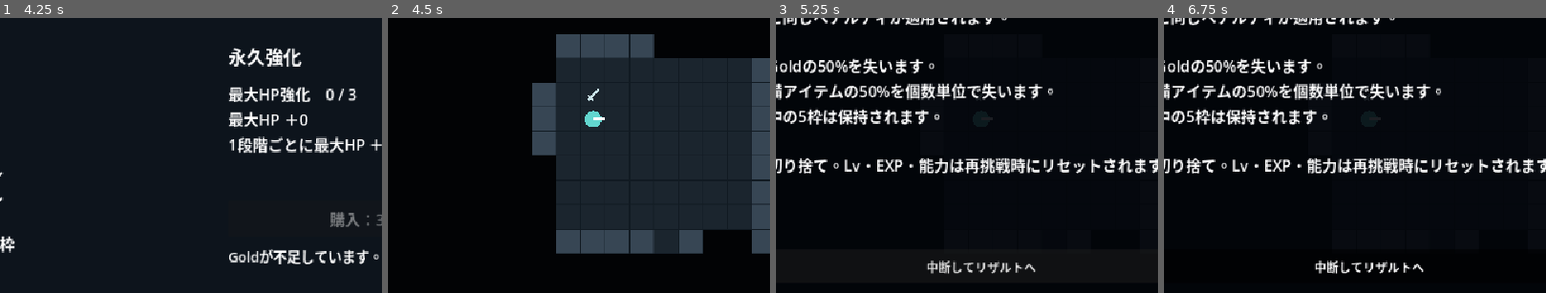
Above: before the commit, frames 1-4 (left to right).
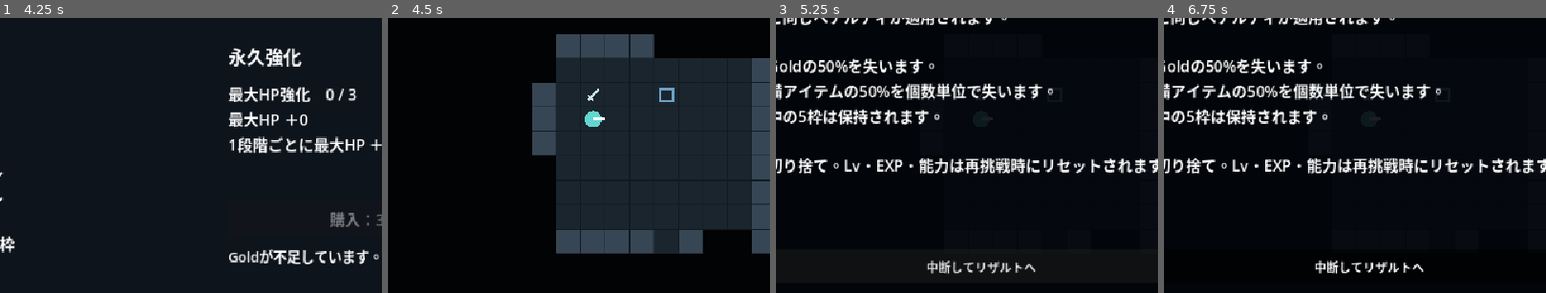
Above: after the commit, the same moments.

Repository: Termnix-IT/DungeonRemnant
Game: Godot game, scene res://game/main.tscn
Same seed, same stepped clock (60 frames per second), same inputs: the game is played once before the commit and once after it.
Inputs (mouse positions are % of the whole screen's width and height, from its top left):
- Up to frame 1 (4.25 s): click "冒険開始 — 1F / Lv1" at 0.5 s; tap Enter at 1.25 s; move the mouse to (72, 45) at 1.27 s; hold D 1.28-2.03 s; hold Space (attack) 1.28-2.03 s; click (72, 45) at 1.42 s; tap R (restart) at 2 s; move the mouse to (30, 55) at 2.02 s; hold S 2.03-2.75 s; tap Space (attack) at 2.1 s; click "中断してリザルトへ" at 2.75 s; click "拠点へ戻る（R）" at 3.5 s
- Up to frame 2 (4.5 s): click "冒険開始 — 1F / Lv1" at 4.25 s
- Up to frame 3 (5.25 s): tap R (restart) at 5 s; move the mouse to (60, 28) at 5.02 s; hold D from 5.03 s (still down); hold Space (attack) from 5.03 s (still down); tap Right (move_e) at 5.1 s
- Up to frame 4 (6.75 s): release D at 5.75 s; release Space (attack) at 5.75 s; click "探索に戻る（Esc）" at 5.75 s; tap R (restart) at 6.5 s; move the mouse to (45, 70) at 6.52 s; hold W from 6.53 s (still down); tap Up (move_n) at 6.6 s; click (45, 70) at 6.67 s
The pictures show only the part of the screen within x 23-73%, y 27-77%; the shares and areas given below are measured in that part.

Frame 1 is identical in both runs. In frame 2, 0.1% of the frame differs, in the area x 71-75%, y 25-31%; in frame 3, less than 0.1%; in frame 4, less than 0.1%.

Commit message:
feat: rebalance weapons and enemy encounters

Diff:
--- a/rogue-like-play/actors/enemy/enemy.gd
+++ b/rogue-like-play/actors/enemy/enemy.gd
@@ -6,6 +6,8 @@
 var facing := Vector2i.LEFT
 var last_seen_cell := Vector2i(-1, -1)
 var exp_claimed := false
+var shot_direction := Vector2i.ZERO
+var shot_origin := Vector2i(-1, -1)
 
 
 func _ready() -> void:
@@ -23,17 +25,7 @@
 		return 0
 	var detected := detects(grid, player.cell)
 	if stats.detection == EnemyStats.Detection.TURRET:
-		if not detected:
-			return 0
-		var delta: Vector2i = player.cell - cell
-		facing = Vector2i(signi(delta.x), signi(delta.y))
-		queue_redraw()
-		if delta.x != 0 and delta.y != 0 and absi(delta.x) != absi(delta.y):
-			return 0
-		var ray := CombatRules.ray_cells(grid, cell, facing, stats.attack_range)
-		if not ray.is_empty() and ray.back() == player.cell:
-			return CombatRules.damage_target(grid, self, player)
-		return 0
+		return _take_turret_turn(grid, player, detected)
 	if detected:
 		last_seen_cell = player.cell
 	elif stats.detection == EnemyStats.Detection.PROXIMITY:
@@ -53,6 +45,29 @@
 	if not detected and cell == last_seen_cell:
 		last_seen_cell = Vector2i(-1, -1)
 	queue_redraw()
+	return 0
+
+
+func _take_turret_turn(grid: GridState, player: Node2D, detected: bool) -> int:
+	var previous_direction := shot_direction
+	var previous_origin := shot_origin
+	shot_direction = Vector2i.ZERO
+	shot_origin = Vector2i(-1, -1)
+	queue_redraw()
+	if not detected:
+		return 0
+	var delta: Vector2i = player.cell - cell
+	facing = Vector2i(signi(delta.x), signi(delta.y))
+	if delta.x != 0 and delta.y != 0 and absi(delta.x) != absi(delta.y):
+		return 0
+	var ray := CombatRules.ray_cells(grid, cell, facing, stats.attack_range)
+	if ray.is_empty() or ray.back() != player.cell:
+		return 0
+	# Fire only along the previously warned ray, from the same position.
+	if previous_direction == facing and previous_origin == cell:
+		return CombatRules.damage_target(grid, self, player)
+	shot_direction = facing
+	shot_origin = cell
 	return 0
 
 
@@ -84,7 +99,11 @@
 		EnemyStats.Detection.TURRET:
 			draw_circle(Vector2.ZERO, 11, Color("b79cde"))
 			draw_rect(Rect2(-6, -6, 12, 12), Color("5b4975"))
-	draw_line(Vector2.ZERO, Vector2(facing) * 16, Color.WHITE, 3)
+	if stats.detection == EnemyStats.Detection.TURRET:
+		var charging := shot_direction != Vector2i.ZERO
+		draw_line(Vector2.ZERO, Vector2(facing) * (28 if charging else 16), Color.WHITE if charging else Color("716b82"), 3)
+	else:
+		draw_line(Vector2.ZERO, Vector2(facing) * 16, Color.WHITE, 3)
 	if hp < stats.max_hp:
 		draw_rect(Rect2(-12, -17, 24, 3), Color("45383c"))
 		draw_rect(Rect2(-12, -17, 24.0 * hp / stats.max_hp, 3), Color("efbb81"))
--- a/rogue-like-play/combat/combat_rules.gd
+++ b/rogue-like-play/combat/combat_rules.gd
@@ -1,8 +1,22 @@
 class_name CombatRules
 extends RefCounted
 
+const DIRECTIONS: Array[Vector2i] = [
+	Vector2i.UP, Vector2i(1, -1), Vector2i.RIGHT, Vector2i(1, 1),
+	Vector2i.DOWN, Vector2i(-1, 1), Vector2i.LEFT, Vector2i(-1, -1),
+]
+
 
 static func attack_cells(grid: GridState, origin: Vector2i, direction: Vector2i, weapon: WeaponData = null) -> Array[Vector2i]:
+	if weapon != null and weapon.sweeps_sides:
+		var cells: Array[Vector2i] = []
+		var direction_index := DIRECTIONS.find(direction)
+		if direction_index < 0:
+			return cells
+		for offset in [0, -1, 1]:
+			var sweep_direction: Vector2i = DIRECTIONS[(direction_index + offset + DIRECTIONS.size()) % DIRECTIONS.size()]
+			cells.append_array(ray_cells(grid, origin, sweep_direction, weapon.reach, weapon.pierces))
+		return cells
 	return ray_cells(grid, origin, direction, weapon.reach if weapon != null else 1, weapon.pierces if weapon != null else false)
 
 
@@ -34,8 +48,10 @@
 	var total_damage := 0
 	for target in targets:
 		total_damage += damage_target(grid, attacker, target, bonus)
-		if target.hp > 0 and weapon != null and weapon.knockback:
-			grid.move_actor(target, target.cell + direction)
+		if target.hp > 0 and weapon != null:
+			for step in weapon.knockback_distance:
+				if not grid.move_actor(target, target.cell + direction):
+					break
 	return total_damage
 
 
--- a/rogue-like-play/data/definitions/dungeon_settings.gd
+++ b/rogue-like-play/data/definitions/dungeon_settings.gd
@@ -3,7 +3,7 @@
 
 @export_range(20, 60) var width: int = 40
 @export_range(20, 60) var height: int = 40
-@export_range(0, 20) var enemy_count: int = 3
+@export_range(0, 20) var enemy_count: int = 2
 @export_range(0, 20) var item_count: int = 6
 @export_range(1, 12) var enemy_start_distance: int = 6
 @export_range(4, 16) var room_count: int = 9
--- a/rogue-like-play/data/definitions/item_data.gd
+++ b/rogue-like-play/data/definitions/item_data.gd
@@ -28,7 +28,14 @@
 
 func description() -> String:
 	if kind == Kind.WEAPON:
-		return "武器：%s / 基本射程 %d" % [display_name, weapon.reach]
+		var traits: Array[String] = ["基本射程 %d" % weapon.reach, "ダメージ補正 %+d" % weapon.damage_bonus]
+		if weapon.sweeps_sides:
+			traits.append("前方3方向")
+		if weapon.knockback_distance > 0:
+			traits.append("ノックバック %dマス" % weapon.knockback_distance)
+		if weapon.pierces:
+			traits.append("貫通")
+		return "武器：%s / %s" % [display_name, " / ".join(traits)]
 	if kind == Kind.CONSUMABLE:
 		return "HPを%d回復（最大HPまで）" % heal_amount
 	var effects: Array[String] = []
--- a/rogue-like-play/data/definitions/weapon_data.gd
+++ b/rogue-like-play/data/definitions/weapon_data.gd
@@ -6,5 +6,6 @@
 @export var display_name: String = "剣"
 @export_range(1, 12) var reach: int = 1
 @export var damage_bonus: int = 0
-@export var knockback: bool = false
+@export var sweeps_sides: bool = false
+@export_range(0, 4) var knockback_distance: int = 0
 @export var pierces: bool = false
--- a/rogue-like-play/data/dungeon/default.tres
+++ b/rogue-like-play/data/dungeon/default.tres
@@ -4,4 +4,4 @@
 script = ExtResource("1")
 width = 40
 height = 40
-enemy_count = 3
+enemy_count = 2
--- a/rogue-like-play/data/weapons/hammer.tres
+++ b/rogue-like-play/data/weapons/hammer.tres
@@ -4,4 +4,4 @@
 script = ExtResource("1")
 display_name = "ハンマー"
 kind = 2
-knockback = true
+knockback_distance = 2
--- a/rogue-like-play/data/weapons/sword.tres
+++ b/rogue-like-play/data/weapons/sword.tres
@@ -3,3 +3,4 @@
 [resource]
 script = ExtResource("1")
 display_name = "剣"
+sweeps_sides = true
--- a/rogue-like-play/game/run/run.gd
+++ b/rogue-like-play/game/run/run.gd
@@ -98,7 +98,7 @@
 	dungeon.grid.place(turns.player, dungeon.start_cell)
 	for cell: Vector2i in dungeon.enemy_cells:
 		var enemy := ENEMY_SCENE.instantiate()
-		enemy.stats = ENEMY_TYPES[turns.enemies.size() % ENEMY_TYPES.size()]
+		enemy.stats = ENEMY_TYPES[(floor_number - 1 + turns.enemies.size()) % ENEMY_TYPES.size()]
 		dungeon.get_node("Actors").add_child(enemy)
 		dungeon.grid.place(enemy, cell)
 		turns.enemies.append(enemy)
--- a/rogue-like-play/tests/test_boss.gd
+++ b/rogue-like-play/tests/test_boss.gd
@@ -37,7 +37,7 @@
 		grid.place(boss, Vector2i(4, 3))
 		var bystander: Node2D = run.turns.enemies[0]
 		grid.place(bystander, Vector2i(3, 4))
-		for index in range(1, 3):
+		for index in range(1, run.turns.enemies.size() - 1):
 			grid.place(run.turns.enemies[index], Vector2i(20, 20 + index))
 		boss.hp = 1
 		run.turns.player.hp = 1
--- a/rogue-like-play/tests/test_combat.gd
+++ b/rogue-like-play/tests/test_combat.gd
@@ -2,6 +2,7 @@
 
 const PLAYER := preload("res://actors/player/player.tscn")
 const ENEMY := preload("res://actors/enemy/enemy.tscn")
+const SWORD := preload("res://data/weapons/sword.tres")
 const SPEAR := preload("res://data/weapons/spear.tres")
 const HAMMER := preload("res://data/weapons/hammer.tres")
 var checks := 0
@@ -49,6 +50,7 @@
 	grid.place(enemy, Vector2i(3, 2))
 	grid.place(second, Vector2i(4, 2))
 	enemy.hp = 8
+	second.hp = 8
 	check(CombatRules.attack_cells(grid, player.cell, Vector2i.RIGHT, SPEAR).size() == 1, "Spear stops at first enemy")
 	CombatRules.attack(grid, player, Vector2i.RIGHT, SPEAR)
 	check(second.hp == 8, "Spear does not pierce")
@@ -62,23 +64,35 @@
 	check(CombatRules.attack_cells(grid, player.cell, Vector2i(1, 1), SPEAR).size() == 1, "Second diagonal corner blocks spear")
 	grid.walls.clear()
 	grid.remove_actor(second)
+	grid.remove_actor(enemy)
+	grid.place(enemy, Vector2i(3, 2))
+	grid.place(second, Vector2i(3, 1))
+	enemy.hp = 8
+	second.hp = 8
+	check(CombatRules.attack_cells(grid, player.cell, Vector2i.RIGHT, SWORD) == [Vector2i(3, 2), Vector2i(3, 1), Vector2i(3, 3)], "Sword preview sweeps the three forward directions")
+	check(CombatRules.attack(grid, player, Vector2i.RIGHT, SWORD) == 8 and enemy.hp == 4 and second.hp == 4, "Sword sweep damages multiple adjacent enemies once")
+	grid.remove_actor(second)
+	grid.remove_actor(enemy)
 	grid.place(enemy, Vector2i(3, 2))
 	enemy.hp = 8
 	CombatRules.attack(grid, player, Vector2i.RIGHT, HAMMER)
-	check(enemy.cell == Vector2i(4, 2) and enemy.hp == 4, "Hammer pushes surviving enemy")
+	check(enemy.cell == Vector2i(5, 2) and enemy.hp == 4, "Hammer pushes a surviving enemy two cells")
 	check(not grid.occupants.has(Vector2i(3, 2)), "Knockback releases old cell")
 	grid.remove_actor(enemy)
 	grid.place(enemy, Vector2i(3, 2))
 	grid.place(second, Vector2i(4, 2))
 	enemy.hp = 8
+	second.hp = 8
 	CombatRules.attack(grid, player, Vector2i.RIGHT, HAMMER)
 	check(enemy.cell == Vector2i(3, 2) and enemy.hp == 4 and second.hp == 8, "Occupied push has no bonus damage")
 	grid.remove_actor(second)
-	grid.walls[Vector2i(4, 2)] = true
+	grid.walls[Vector2i(5, 2)] = true
 	enemy.hp = 8
 	CombatRules.attack(grid, player, Vector2i.RIGHT, HAMMER)
-	check(enemy.cell == Vector2i(3, 2) and enemy.hp == 4, "Wall blocks knockback")
+	check(enemy.cell == Vector2i(4, 2) and enemy.hp == 4, "Hammer uses the available part of its knockback distance")
 	grid.walls.clear()
+	grid.remove_actor(enemy)
+	grid.place(enemy, Vector2i(3, 2))
 	grid.size = Vector2i(4, 4)
 	enemy.hp = 8
 	CombatRules.attack(grid, player, Vector2i.RIGHT, HAMMER)
--- a/rogue-like-play/tests/test_core.gd
+++ b/rogue-like-play/tests/test_core.gd
@@ -76,11 +76,11 @@
 	var run_instance := run_scene.instantiate()
 	root.add_child(run_instance)
 	preload("res://tests/run_fixture.gd").arrange(run_instance)
-	check(run_instance.turns.enemies.size() == 3, "Run spawns three enemies")
+	check(run_instance.turns.enemies.size() == 2, "Run spawns two enemies")
 	var before: Vector2i = run_instance.turns.enemies[0].cell
 	run_instance.turns.submit("move", Vector2i.DOWN)
 	check(run_instance.turns.enemies[0].cell != before, "Enemy approaches on a player move")
-	check(run_instance.dungeon.grid.occupants.size() == 4, "Actors remain distinct")
+	check(run_instance.dungeon.grid.occupants.size() == 3, "Actors remain distinct")
 	run_instance.free()
 	run_instance = run_scene.instantiate()
 	root.add_child(run_instance)
--- a/rogue-like-play/tests/test_dungeon.gd
+++ b/rogue-like-play/tests/test_dungeon.gd
@@ -86,7 +86,7 @@
 		check(data.enemies.size() <= 20, "Crowded settings never overpopulate")
 
 
-func new_run(enemy_count: int = 3) -> Node2D:
+func new_run(enemy_count: int = 2) -> Node2D:
 	var run := RUN.instantiate()
 	run.generation_seed = 47
 	run.dungeon_settings = DungeonSettings.new()
@@ -159,8 +159,8 @@
 	var fresh := true
 	for enemy: Node2D in run.turns.enemies:
 		fresh = fresh and enemy.hp == enemy.stats.max_hp and enemy.cell in run.dungeon.enemy_cells
-	check(fresh and run.turns.enemies.size() == 3, "New enemies have not acted")
-	check(run.dungeon.grid.occupants.size() == 4 and run.dungeon.get_node("Actors").get_child_count() == 4, "No stale occupancy or actors")
+	check(fresh and run.turns.enemies.size() == 2, "New enemies have not acted")
+	check(run.dungeon.grid.occupants.size() == 3 and run.dungeon.get_node("Actors").get_child_count() == 3, "No stale occupancy or actors")
 	run.free()
 	run = new_run()
 	arrange_stair_fight(run)
--- a/rogue-like-play/tests/test_exploration.gd
+++ b/rogue-like-play/tests/test_exploration.gd
@@ -114,9 +114,12 @@
 	relocate(grid, enemy, Vector2i(4, 4))
 	relocate(grid, player, Vector2i(4, 1))
 	enemy.visible = false
+	check(enemy.take_turn(grid, player) == 0 and player.hp == 24 and enemy.shot_direction == Vector2i.UP, "Turret warns before its first shot")
 	check(enemy.take_turn(grid, player) == 3 and player.hp == 21, "Turret fires independently of display visibility")
+	check(enemy.take_turn(grid, player) == 0 and player.hp == 21, "Turret must warn again after firing")
 	check(enemy.cell == Vector2i(4, 4), "Turret stays fixed")
 	relocate(grid, player, Vector2i(1, 1))
+	check(enemy.take_turn(grid, player) == 0, "Changing firing direction requires a fresh warning")
 	check(enemy.take_turn(grid, player) == 3, "Turret can fire diagonally")
 	relocate(grid, player, Vector2i(1, 2))
 	check(enemy.take_turn(grid, player) == 0, "Turret cannot fire off the eight axes")
@@ -143,6 +146,55 @@
 	enemy.free()
 
 
+func test_turret_counterplay() -> void:
+	var run := RUN.instantiate()
+	run.dungeon_settings = DungeonSettings.new()
+	run.dungeon_settings.enemy_count = 0
+	run.dungeon_settings.item_count = 0
+	run.generation_seed = 47
+	root.add_child(run)
+	var grid: GridState = run.dungeon.grid
+	grid.walls.clear()
+	grid.pillars.clear()
+	grid.occupants.clear()
+	run.dungeon.has_stairs = false
+	var player: Node2D = run.turns.player
+	grid.place(player, Vector2i(4, 1))
+	var enemy := ENEMY.instantiate()
+	enemy.stats = TURRET
+	run.dungeon.get_node("Actors").add_child(enemy)
+	grid.place(enemy, Vector2i(4, 4))
+	run.turns.enemies.append(enemy)
+	run.turns.submit("attack", Vector2i.UP)
+	check(player.hp == 24 and enemy.shot_direction == Vector2i.UP, "First world action produces a warning, not damage")
+	run._on_action("switch", Vector2i.UP)
+	check(player.hp == 24 and run.turns.turn_count == 1 and enemy.shot_direction == Vector2i.UP, "Free weapon switch does not advance a pending shot")
+	run.turns.submit("move", Vector2i.RIGHT)
+	check(player.hp == 24 and enemy.shot_direction == Vector2i.ZERO, "One sideways movement dodges and cancels the shot")
+	run.turns.submit("move", Vector2i.LEFT)
+	check(player.hp == 24 and enemy.shot_direction == Vector2i.UP, "Returning to the ray requires a new warning")
+	run.turns.submit("move", Vector2i.DOWN)
+	check(player.hp == 21 and enemy.shot_direction == Vector2i.ZERO, "Moving closer along the warned ray does not dodge")
+	run.turns.submit("attack", Vector2i.UP)
+	check(player.hp == 21 and enemy.shot_direction == Vector2i.UP, "Shot is followed by a full warning turn")
+	grid.walls[Vector2i(4, 3)] = true
+	check(enemy.take_turn(grid, player) == 0 and enemy.shot_direction == Vector2i.ZERO, "Cover appearing after warning cancels shot")
+	grid.walls.clear()
+	check(enemy.take_turn(grid, player) == 0, "Removing cover requires a new warning")
+	var blocker := ENEMY.instantiate()
+	run.dungeon.get_node("Actors").add_child(blocker)
+	grid.place(blocker, Vector2i(4, 3))
+	check(enemy.take_turn(grid, player) == 0 and enemy.shot_direction == Vector2i.ZERO and blocker.hp == 8, "Actor entering warned ray cancels shot without friendly fire")
+	grid.remove_actor(blocker)
+	blocker.free()
+	enemy.take_turn(grid, player)
+	relocate(grid, enemy, Vector2i(4, 5))
+	check(enemy.take_turn(grid, player) == 0 and enemy.shot_origin == enemy.cell, "Displaced turret must warn from its new position")
+	relocate(grid, player, Vector2i(20, 20))
+	check(enemy.take_turn(grid, player) == 0 and enemy.shot_direction == Vector2i.ZERO, "Leaving range clears pending shot")
+	run.free()
+
+
 func test_scene_visibility() -> void:
 	var run := RUN.instantiate()
 	run.generation_seed = 47
@@ -194,12 +246,16 @@
 	run._refresh()
 	check(run.dungeon.fog.visible.has(run.turns.player.cell), "New floor reveals starting view")
 	run.free()
-	# Default population includes all three behavior resources.
+	# Two enemies per floor rotate through all three behavior resources.
 	run = RUN.instantiate()
 	run.generation_seed = 47
 	root.add_child(run)
-	for index in 3:
-		check(run.turns.enemies[index].stats.detection == index, "Three enemy types populated")
+	for floor_value in range(1, 11):
+		run.floor_number = floor_value
+		run._load_floor()
+		check(run.turns.enemies.size() == (3 if floor_value == 10 else 2), "Two regular enemies per floor plus final boss")
+		for index in 2:
+			check(run.turns.enemies[index].stats.detection == (floor_value - 1 + index) % 3, "Floor composition rotates through three enemy types")
 	run.floor_number = 3
 	run._load_floor()
 	check(not run.dungeon.grid.pillars.is_empty(), "OpenArea generates pillars")
@@ -213,6 +269,7 @@
 func run_tests() -> void:
 	test_los_and_fog()
 	test_detection()
+	test_turret_counterplay()
 	test_scene_visibility()
 	print("Exploration tests: %d checks, %d failures" % [checks, failures])
 	quit(0 if failures == 0 else 1)
--- a/rogue-like-play/tests/test_progression.gd
+++ b/rogue-like-play/tests/test_progression.gd
@@ -85,12 +85,13 @@
 	var weapons: Array[WeaponData] = [preload("res://data/weapons/sword.tres"), preload("res://data/weapons/spear.tres"), preload("res://data/weapons/hammer.tres")]
 	var effects := [AbilityData.Effect.SWORD_DAMAGE, AbilityData.Effect.SPEAR_DAMAGE, AbilityData.Effect.HAMMER_DAMAGE]
 	for index in 3:
+		var base_bonus: int = weapons[index].damage_bonus
 		player.gain_ability(find_ability(player, effects[index]))
 		player.weapon = weapons[index]
 		var effective: WeaponData = player.effective_weapon()
-		check(effective.damage_bonus == 1 and weapons[index].damage_bonus == 0, "Weapon bonus without definition mutation")
+		check(effective.damage_bonus == base_bonus + 1 and weapons[index].damage_bonus == base_bonus, "Weapon bonus without definition mutation")
 		enemy.hp = 8
-		check(CombatRules.attack(grid, player, Vector2i.RIGHT, effective) == 6, "Weapon bonus changes actual damage")
+		check(CombatRules.attack(grid, player, Vector2i.RIGHT, effective) == 6 + base_bonus, "Weapon bonus changes actual damage")
 	player.weapon = weapons[1]
 	player.gain_ability(find_ability(player, AbilityData.Effect.SPEAR_RANGE))
 	player.gain_ability(find_ability(player, AbilityData.Effect.SPEAR_RANGE))
@@ -208,6 +209,7 @@
 	var second: Node2D = run.turns.enemies[1]
 	run.dungeon.grid.remove_actor(second)
 	run.dungeon.grid.place(second, Vector2i(4, 2))
+	run.turns.enemies[0].hp = 4
 	second.hp = 4
 	run.turns.submit("attack", Vector2i.RIGHT)
 	check(run.turns.enemies[0].hp == 0 and second.hp == 0, "Piercing kills both enemies")
Not shown, changed: docs/MVP_SPEC.md
Not shown, changed: docs/MVP受け入れ確認.md
Not shown, changed: rogue-like-play/開発メモ.md
